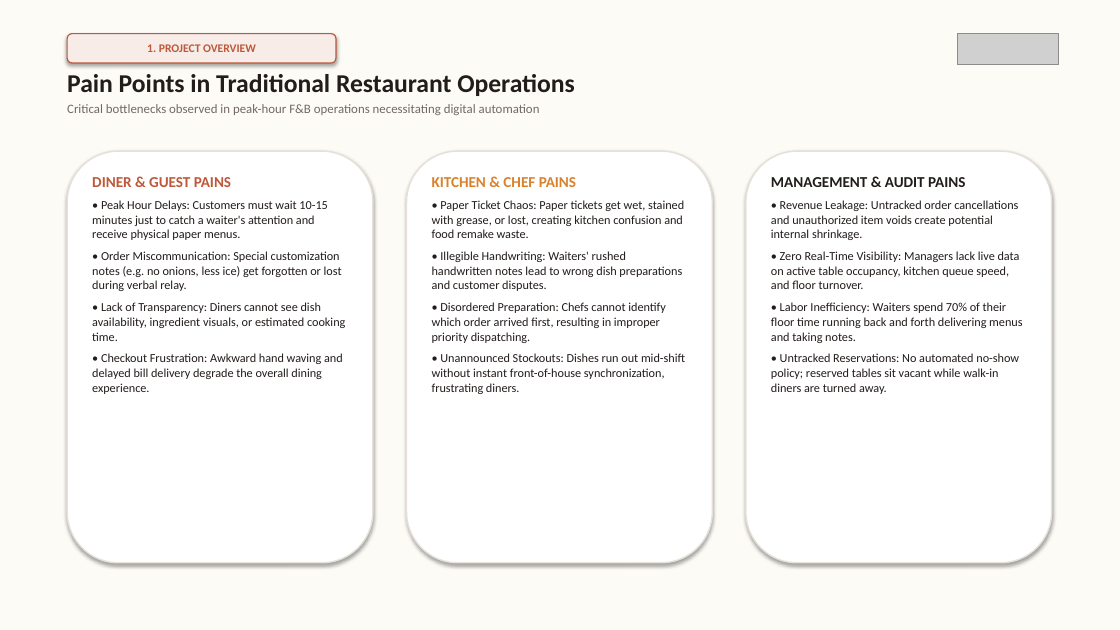
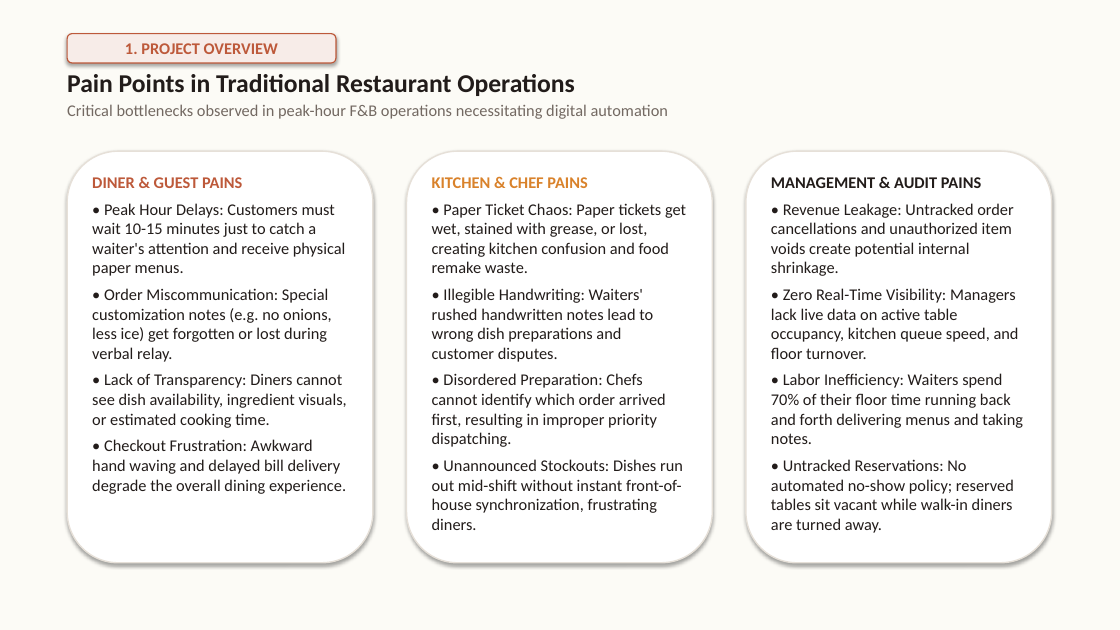
Before and after one commit to GROUP6-ROMS/Restaurant-Ordering-Management-System-ROMS, a slide deck: slide 2 of Documents/ROMS_Project_and_RDS_Overview.pptx. Drawn at 1120x630 pixels with LibreOffice and Linux fonts; fonts in the diff are those of the drawing; grey boxes stand for pictures. Boxes give left, top, right and bottom in pixels: in the first picture for what was removed or moved away, otherwise in the second. Text is boxed around its words. In the diff, an @@ line names an element or a change of style, - is before the commit and + after.

```diff
--- a/Documents/ROMS_Project_and_RDS_Overview.pptx
+++ b/Documents/ROMS_Project_and_RDS_Overview.pptx
@@ rounded rectangle "1. PROJECT OVERVIEW" at (67, 34, 336, 63): size 10 to 14 pt @@
@@ picture removed at (958, 34, 1059, 65) @@
@@ text at (67, 104, 668, 119): size 11 to 14 pt in "Critical bottlenecks observed in peak-hour F&B operations ..." @@
@@ text "DINER & GUEST PAINS" at (92, 177, 347, 494): size 13 to 14 pt in "DINER & GUEST PAINS"; size 10.5 to 14 pt @@
@@ text "KITCHEN & CHEF PAINS" at (432, 177, 686, 530): size 13 to 14 pt in "KITCHEN & CHEF PAINS"; size 10.5 to 14 pt @@
@@ text "MANAGEMENT & AUDIT PAINS" at (771, 177, 1023, 533): size 13 to 14 pt in "MANAGEMENT & AUDIT PAINS"; size 10.5 to 14 pt @@
```
Also in this commit, not shown: 16 other slides changed, 10 other files.
